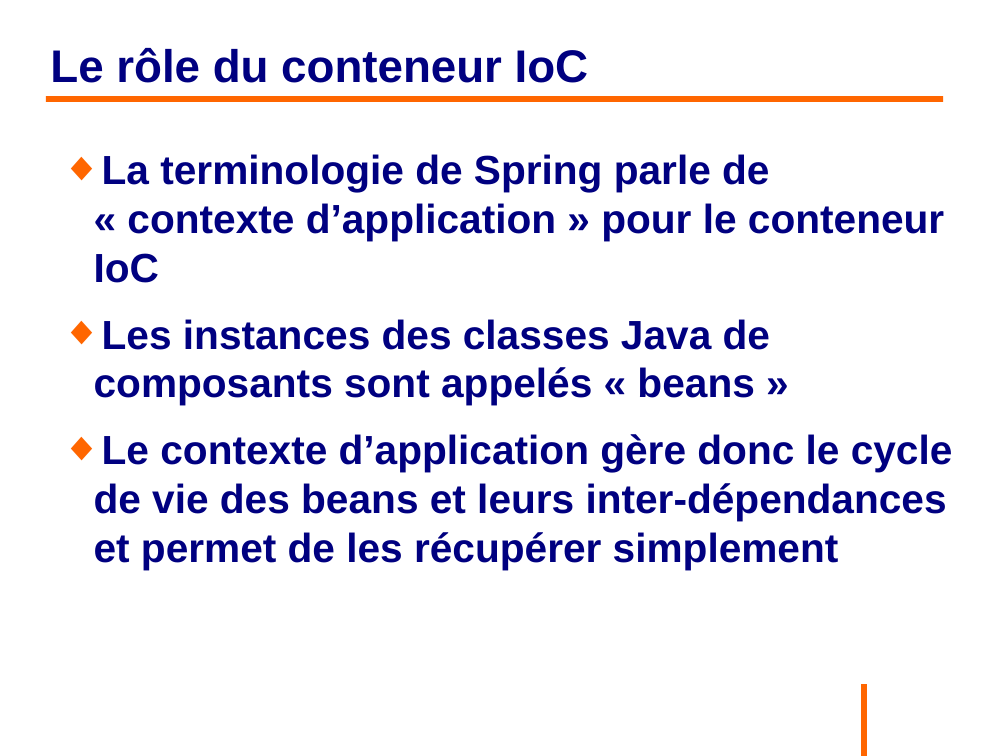
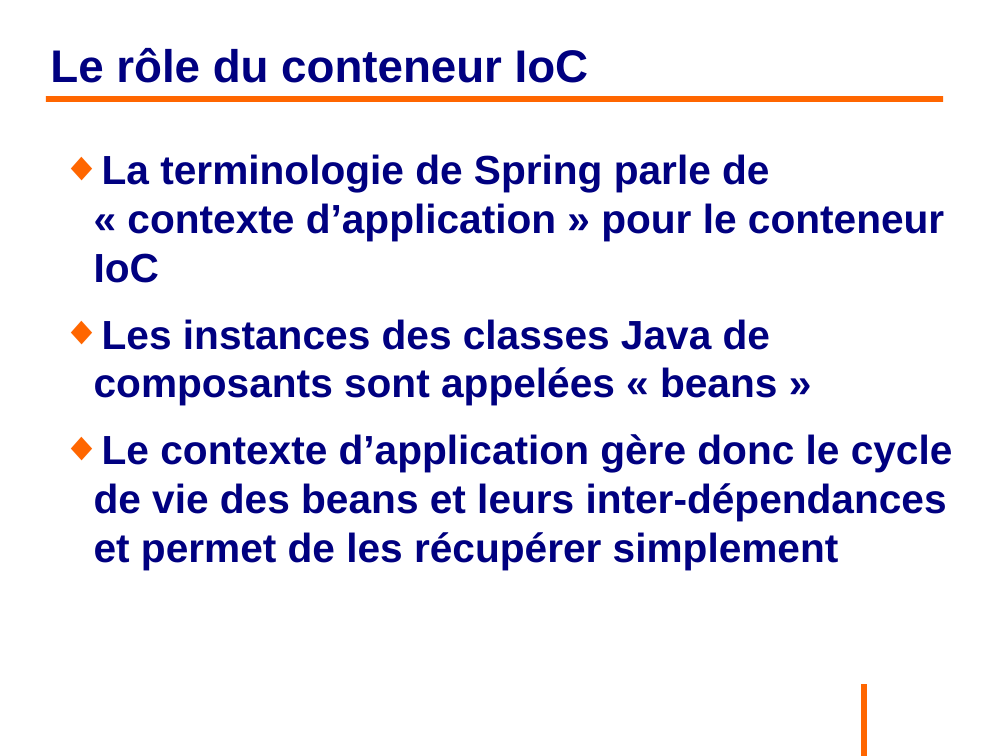
Before and after one commit to philphils/formation-spring, a slide deck: slide 41 of Documentation/diapo_formation_spring.odp. Drawn at 1008x756 pixels with LibreOffice and Linux fonts; fonts in the diff are those of the drawing; background and template pictures are left out. Boxes give left, top, right and bottom in pixels: in the first picture for what was removed or moved away, otherwise in the second. Text is boxed around its words. In the diff, an @@ line names an element or a change of style, - is before the commit and + after.

```diff
--- a/Documentation/diapo_formation_spring.odp
+++ b/Documentation/diapo_formation_spring.odp
@@ text at bbox=[94, 319, 777, 405]: text changed @@
-◆ Les instances des classes Java de composants sont appelés « beans »
+◆ Les instances des classes Java de composants sont appelées « beans »
```
Also in this commit, not shown: 23 other slides changed.
